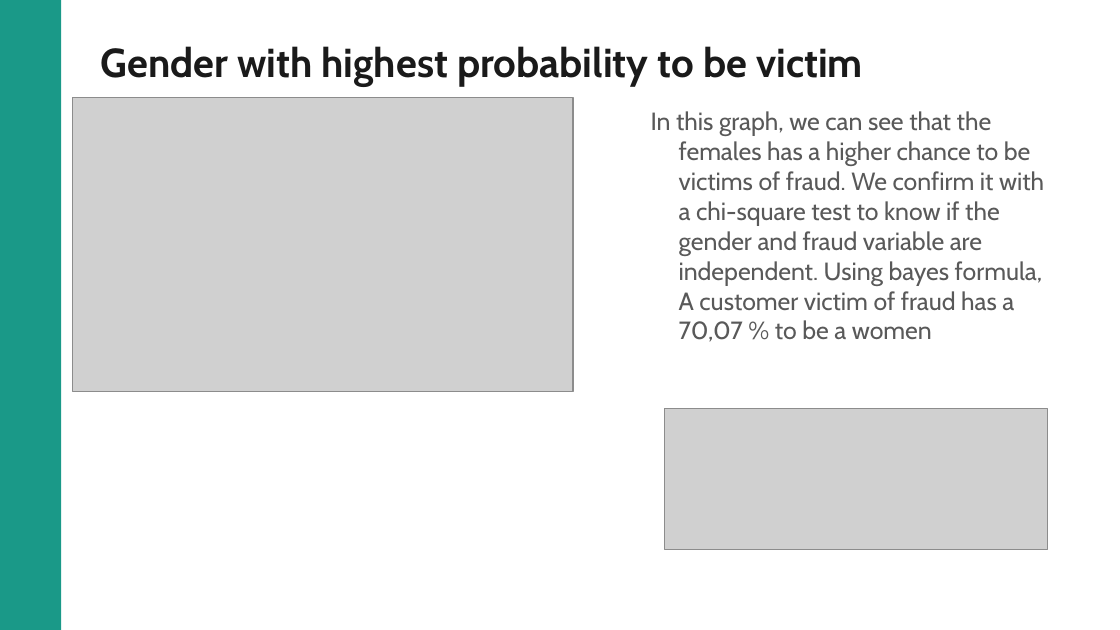
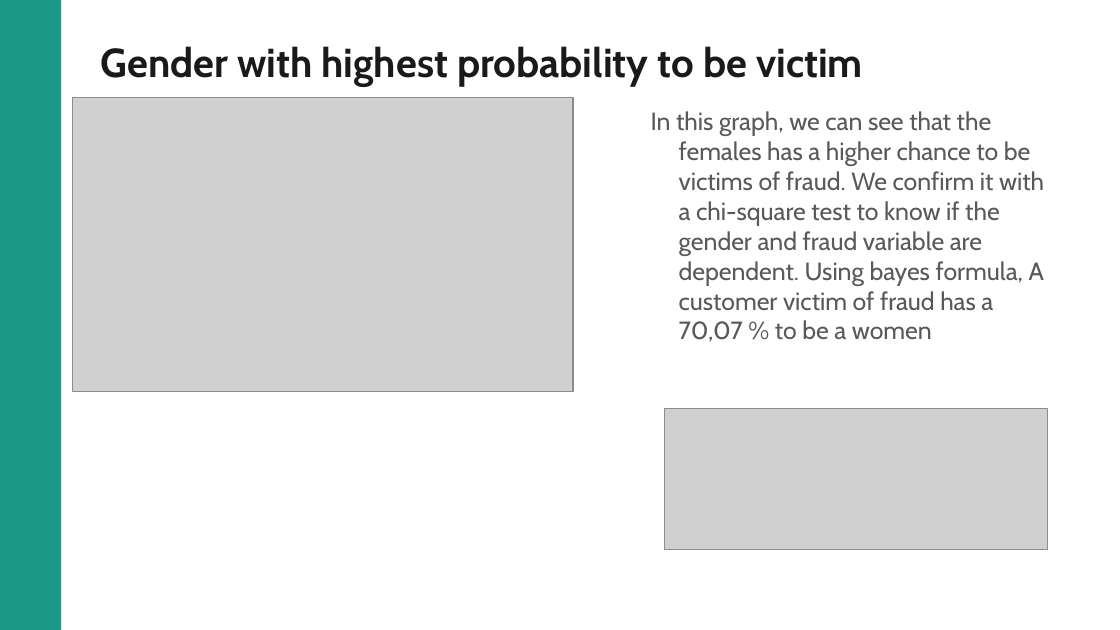
Before and after one commit to VIP509/Business-Intelligence-Project, a slide deck: slide 14 of BI Project Presentation .pptx. Drawn at 1120x630 pixels with LibreOffice and Linux fonts; fonts in the diff are those of the drawing; grey boxes stand for pictures; background and template pictures are left out. Boxes give left, top, right and bottom in pixels: in the first picture for what was removed or moved away, otherwise in the second. Text is boxed around its words. In the diff, an @@ line names an element or a change of style, - is before the commit and + after.

```diff
--- a/BI Project Presentation .pptx
+++ b/BI Project Presentation .pptx
@@ text at [651, 111, 1044, 342]: text changed @@
-In this graph, we can see that the females has a higher chance to be victims of fraud. We confirm it with a chi-square test to know if the gender and fraud variable are independent. Using bayes formula, A customer victim of fraud has a 70,07 % to be a women
+In this graph, we can see that the females has a higher chance to be victims of fraud. We confirm it with a chi-square test to know if the gender and fraud variable are dependent. Using bayes formula, A customer victim of fraud has a 70,07 % to be a women
```
Also in this commit, not shown: 8 other slides changed, 1 other file.
